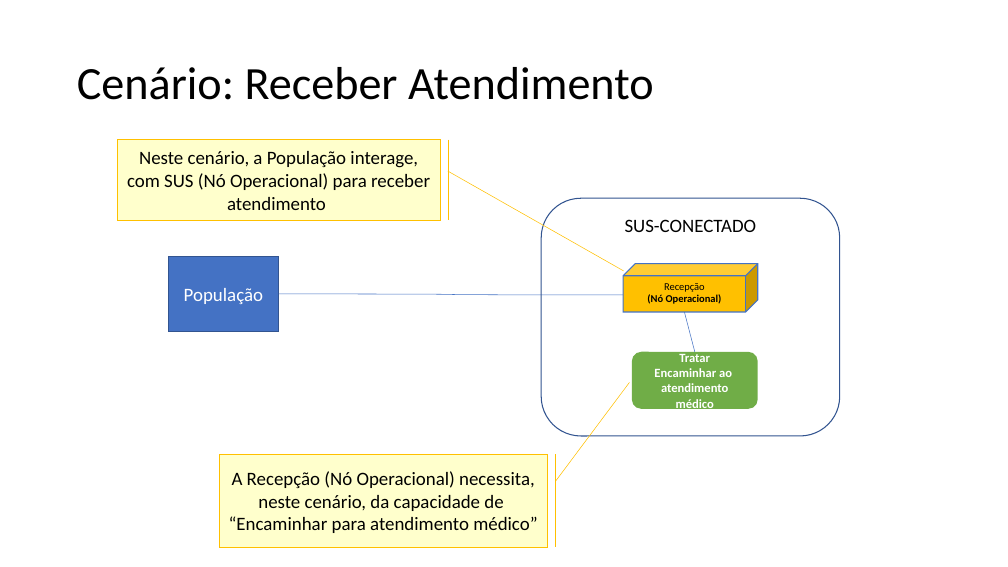
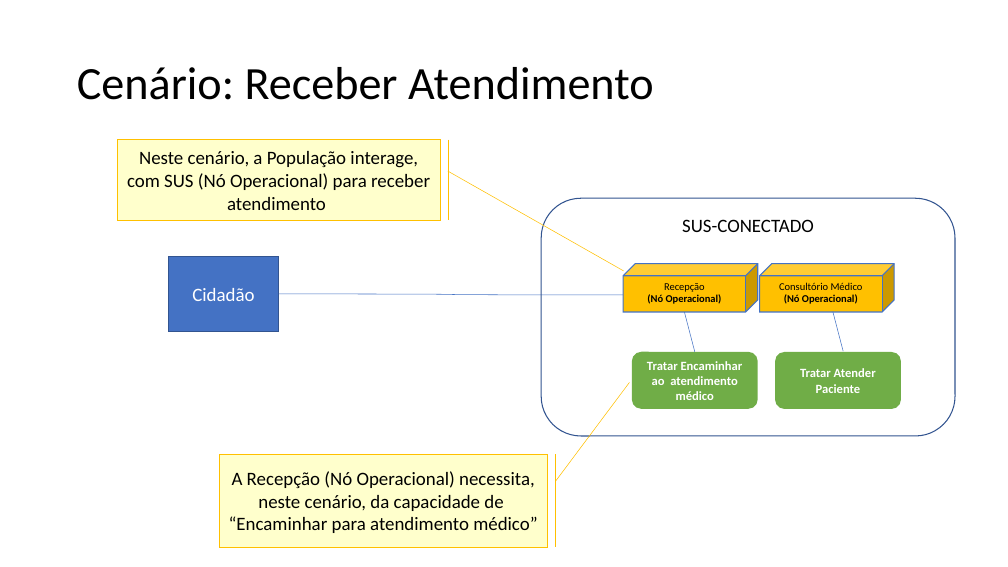
Before and after one commit to leandric/Engenharia_de_Requisitos, a slide deck: slide 4 of 15 - Arquitetura de Negócio para cada Cenário .pptx. Drawn at 1008x567 pixels with LibreOffice and Linux fonts; fonts in the diff are those of the drawing. Boxes give left, top, right and bottom in pixels: in the first picture for what was removed or moved away, otherwise in the second. Text is boxed around its words. In the diff, an @@ line names an element or a change of style, - is before the commit and + after.

```diff
--- a/15 - Arquitetura de Negócio para cada Cenário .pptx
+++ b/15 - Arquitetura de Negócio para cada Cenário .pptx
@@ rounded rectangle "SUS-CONECTADO": place and size @@
-rounded rectangle "SUS-CONECTADO" at (541,198,840,436)
+rounded rectangle "SUS-CONECTADO" at (541,198,955,436)
@@ cube added at (760,264,895,312), fill #FFC000, outline #4472C4 1 pt, 10 pt, text #000000 @@
+Consultório Médico
+(Nó Operacional)
@@ text in rectangle at (192,288,254,301): text changed @@
-População
+Cidadão
@@ line added from (833, 312) to (843, 352), #4472C4 0.5 pt @@
@@ rounded rectangle added at (775,352,901,409), fill #70AD47, 12 pt, text #FFFFFF, bold @@
+Tratar Atender Paciente
@@ text in rounded rectangle at (647,361,743,400): text changed @@
-Tratar
-Encaminhar ao atendimento médico
+Tratar Encaminhar ao atendimento médico
```
Also in this commit, not shown: 3 other slides changed, 9 other files.
